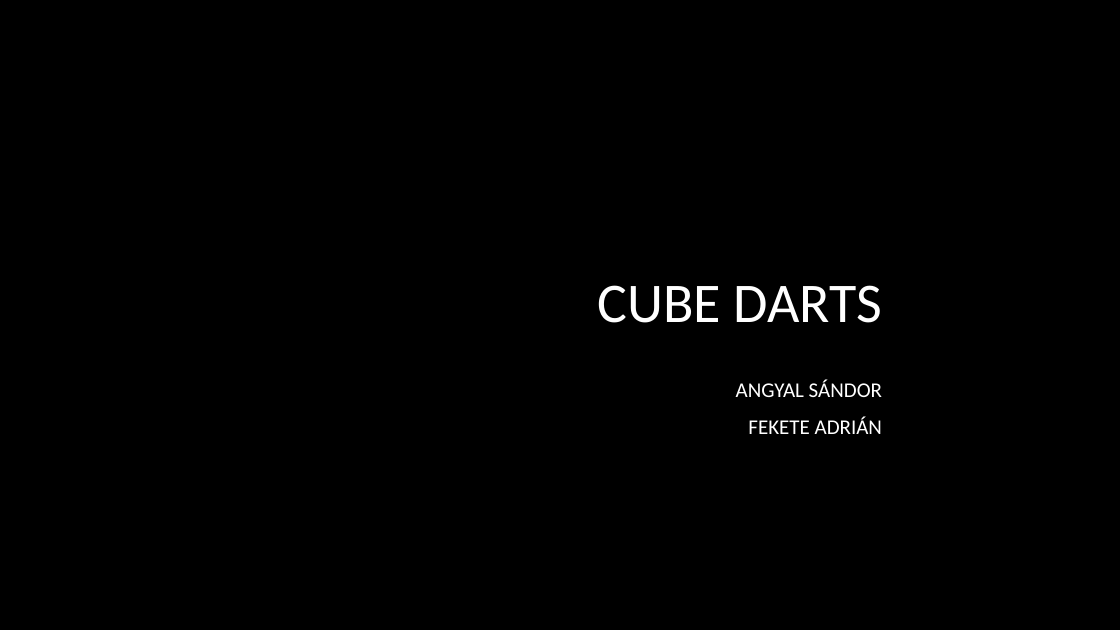
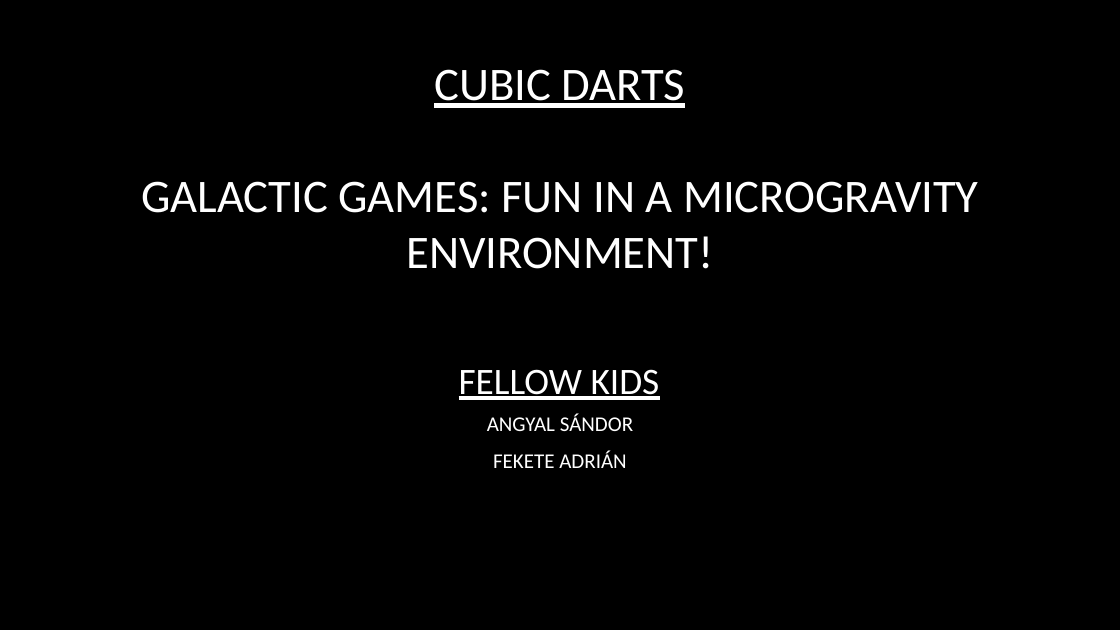
Before and after one commit to Adrellan/CubicDarts, a slide deck: slide 1 of cubic_darts.pptx. Drawn at 1120x630 pixels with LibreOffice and Linux fonts; fonts in the diff are those of the drawing; background and template pictures are left out. Boxes give left, top, right and bottom in pixels: in the first picture for what was removed or moved away, otherwise in the second. Text is boxed around its words. In the diff, an @@ line names an element or a change of style, - is before the commit and + after.

```diff
--- a/cubic_darts.pptx
+++ b/cubic_darts.pptx
@@ title at box(141, 69, 978, 269): text changed; size 48 to 40 pt @@
-CUBE DARTS
+CUBIC DARTS
+GALACTIC GAMES: FUN IN A MICROGRAVITY ENVIRONMENT!
@@ text added at box(459, 369, 660, 400), 32 pt, text #FFFFFF, underline @@
+FELLOW KIDS
@@ subtitle "ANGYAL SÁNDOR": place and size @@
-subtitle "ANGYAL SÁNDOR" at box(736, 380, 882, 434)
+subtitle "ANGYAL SÁNDOR" at box(487, 414, 633, 468)
@@ subtitle "ANGYAL SÁNDOR" at box(487, 414, 633, 468): alignment right to centre @@
```
Also in this commit, not shown: 3 other slides changed, 2 slides added, 2 slides removed, 2 other files.
